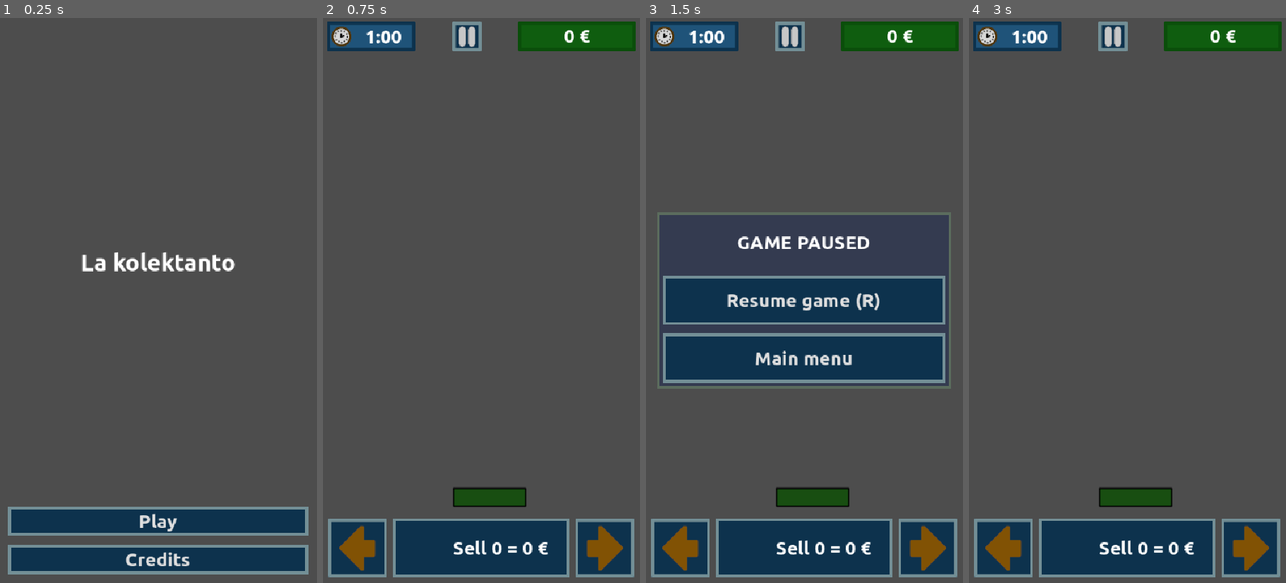
Above: before the commit, frames 1-4 (left to right).
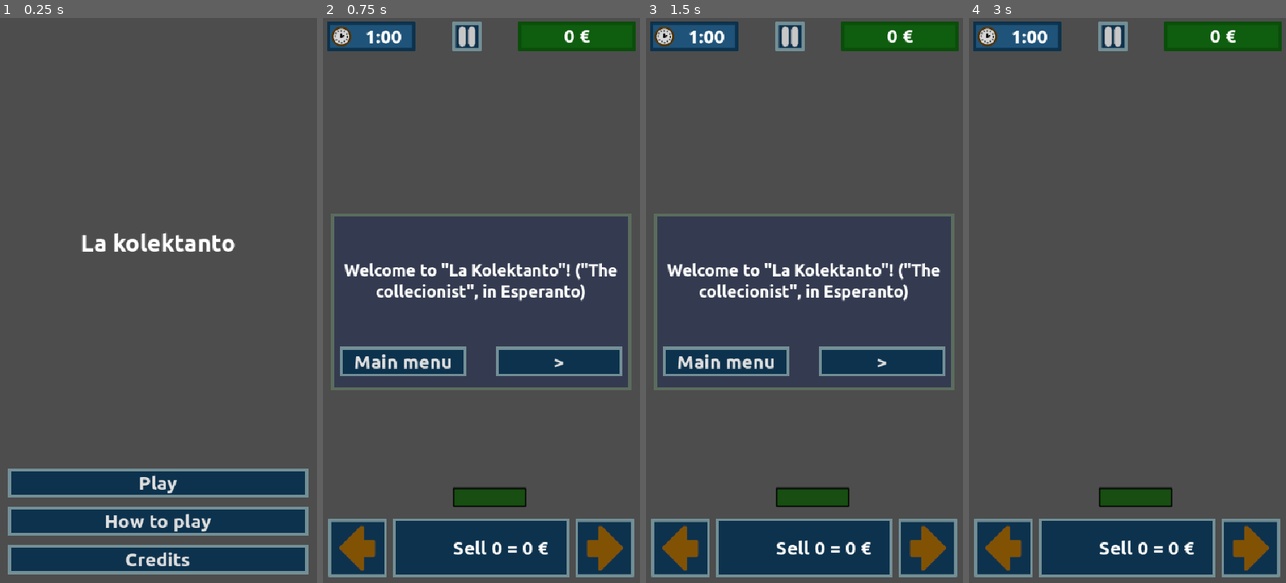
Above: after the commit, the same moments.

Repository: moisesjbc/la-kolektanto
Game: Godot game, scene res://menus/main_menu/main_menu.tscn
Same seed, same stepped clock (60 frames per second), same inputs: the game is played once before the commit and once after it.
Inputs (mouse positions are in pixels of both pictures, inside the frame that each line leads up to):
- Up to frame 1 (0.25 s): no input
- Up to frame 2 (0.75 s): click (481, 520) at 0.5 s, where only the run after the commit has a clickable "How to play"
- Up to frame 3 (1.5 s): click (788, 34) at 1.25 s
- Up to frame 4 (3 s): click "Main menu" at 2 s; click "Play" at 2.75 s

The runs differ from the first frame. In frame 1, 7.0% of the frame differs, in the area x 2-98%, y 37-91%; in frame 2, 29%, in the area x 2-98%, y 34-66%; in frame 3, 16%; in frame 4, nothing differs.

Commit message:
Add tutorial

Diff:
--- a/godot-project/gameplay/gui/gui.gd
+++ b/godot-project/gameplay/gui/gui.gd
@@ -3,9 +3,12 @@
 signal sell_button_pressed
 
 func _ready():
+	reset()
+
+func reset():
 	update_sell_label(0, "???", 0)
 	update_score_label(0)
-	update_time_label(get_parent().seconds_left)
+	update_time_label(60)
 
 func update_sell_label(quantity: int, type: String, money: int) -> void:
 	$control/bottom_container/hbox_container/sell_button/label.text = "Sell " + str(quantity) + " = " + str(money) + " €"
@@ -41,8 +44,10 @@
 	emit_signal("sell_button_pressed")
 
 func _on_pause_button_pressed() -> void:
-	if not get_tree().paused:
-		if not $game_over.visible:
-			$pause_menu.pause()
-	else:
-		$pause_menu.unpause()
+	# Don't pause on tutorial
+	if get_node("/root/main"):
+		if not get_tree().paused:
+			if not $game_over.visible:
+				$pause_menu.pause()
+		else:
+			$pause_menu.unpause()
--- a/godot-project/gameplay/gui/pause_menu/pause_menu.gd
+++ b/godot-project/gameplay/gui/pause_menu/pause_menu.gd
@@ -20,7 +20,8 @@
 	resume_game()
 
 func _input(event: InputEvent) -> void:
-	if event is InputEventKey:
+	# Don't pause on tutorial
+	if get_node("/root/main") and event is InputEventKey:
 		if get_tree().paused and event.keycode == KEY_R:
 			resume_game()
 		elif not get_tree().paused and event.keycode == KEY_ESCAPE:
--- /dev/null
+++ b/godot-project/gameplay/tutorial/steps/0.gd
@@ -0,0 +1,3 @@
+extends Node2D
+
+var text = 'Welcome to "La Kolektanto"! ("The collecionist", in Esperanto)'
--- /dev/null
+++ b/godot-project/gameplay/tutorial/steps/1.gd
@@ -0,0 +1,3 @@
+extends Node2D
+
+var text = 'This platform below is you!\nMove with the buttons at the bottom corners\n(or by pressing A/D on PC)'
--- /dev/null
+++ b/godot-project/gameplay/tutorial/steps/2.gd
@@ -0,0 +1,3 @@
+extends Node2D
+
+var text = "Collect the items falling from the top"
--- /dev/null
+++ b/godot-project/gameplay/tutorial/steps/3.gd
@@ -0,0 +1,7 @@
+extends Node2D
+
+
+var text: String = 'Collect many items of the same type to get bonus points\n(First item is worth 1€, second item is worth 2€, etc)'
+
+func setup() -> void:
+	get_node("/root/tutorial/gui").update_sell_label(3, 'coin', 6)
--- /dev/null
+++ b/godot-project/gameplay/tutorial/steps/4.gd
@@ -0,0 +1,7 @@
+extends Node2D
+
+var text: String = 'Press "Sell" button below (or "SPACE" on PC) for selling your current items. The money will be added to your score (top right corner).'
+
+func setup() -> void:
+	get_node("/root/tutorial/gui").update_sell_label(0, '???', 0)
+	get_node("/root/tutorial/gui").update_score_label(6)
--- /dev/null
+++ b/godot-project/gameplay/tutorial/steps/5.gd
@@ -0,0 +1,3 @@
+extends Node2D
+
+var text: String = 'Selling your collection or picking an item of a different type will reset your current collection to 0!'
--- /dev/null
+++ b/godot-project/gameplay/tutorial/steps/6.gd
@@ -0,0 +1,3 @@
+extends Node2D
+
+var text: String = 'Items with a number above will add that extra amount to the item\'s regular price!'
--- /dev/null
+++ b/godot-project/gameplay/tutorial/steps/7.gd
@@ -0,0 +1,3 @@
+extends Node2D
+
+var text: String = 'Game can be paused by pressing the button at the top or by pressing ESC on PC'
--- /dev/null
+++ b/godot-project/gameplay/tutorial/steps/8.gd
@@ -0,0 +1,3 @@
+extends Node2D
+
+var text: String = 'Get as much money as possible before time runs out. Remember to sell your collection in time or your will lose the money!'
--- /dev/null
+++ b/godot-project/gameplay/tutorial/tutorial.gd
@@ -0,0 +1,44 @@
+extends Node
+
+var current_step_index: int = 0
+var current_step: Node = null
+
+func _ready() -> void:
+	set_step(0)
+
+func set_step(new_step_index: int) -> void:
+	if current_step:
+		current_step.visible = false
+
+	current_step_index = new_step_index
+	current_step = $steps.get_child(current_step_index)
+	current_step.visible = true
+	$gui.reset()
+	if current_step.has_method("setup"):
+		current_step.setup()
+	$tutorial_gui/margin_container/panel/margin_container/vbox_container/instructions_label.text = current_step.text
+
+	if current_step.get_node("panel_pos"):
+		$tutorial_gui/margin_container.global_position.y = current_step.get_node("panel_pos").global_position.y
+
+	if current_step_index == 0:
+		$tutorial_gui/margin_container/panel/margin_container/vbox_container/bottom_bar/previous_button.text = "Main menu"
+	else:
+		$tutorial_gui/margin_container/panel/margin_container/vbox_container/bottom_bar/previous_button.text = "<"
+
+	if current_step_index == ($steps.get_child_count() - 1):
+		$tutorial_gui/margin_container/panel/margin_container/vbox_container/bottom_bar/next_button.text = "Main menu"
+	else:
+		$tutorial_gui/margin_container/panel/margin_container/vbox_container/bottom_bar/next_button.text = ">"
+
+func _on_previous_button_pressed() -> void:
+	if current_step_index == 0:
+		get_tree().change_scene_to_file("res://menus/main_menu/main_menu.tscn")
+	else:
+		set_step(current_step_index - 1)
+
+func _on_next_button_pressed() -> void:
+	if current_step_index == ($steps.get_child_count() - 1):
+		get_tree().change_scene_to_file("res://menus/main_menu/main_menu.tscn")
+	else:
+		set_step(current_step_index + 1)
--- /dev/null
+++ b/godot-project/gameplay/tutorial/tutorial.tscn
@@ -0,0 +1,186 @@
+[gd_scene load_steps=18 format=3 uid="uid://dvmi6cn2ctrvv"]
+
+[ext_resource type="Script" uid="uid://d23a6cbgsh5ia" path="res://gameplay/tutorial/tutorial.gd" id="1_0uigr"]
+[ext_resource type="PackedScene" uid="uid://ba4kaciikq8ru" path="res://gameplay/player/player.tscn" id="2_xyu77"]
+[ext_resource type="PackedScene" uid="uid://ch3xd2o070thq" path="res://gameplay/gui/gui.tscn" id="4_cbfrt"]
+[ext_resource type="Script" uid="uid://dojj4fycuqyu6" path="res://gameplay/tutorial/steps/0.gd" id="4_wc0rw"]
+[ext_resource type="PackedScene" uid="uid://bd40777jxmmm6" path="res://gui/panel/panel.tscn" id="5_jsq14"]
+[ext_resource type="Script" uid="uid://dtfadd5od7q3h" path="res://gameplay/tutorial/steps/1.gd" id="5_nuaal"]
+[ext_resource type="Script" uid="uid://dwuruw2sp80up" path="res://gameplay/tutorial/steps/2.gd" id="6_gg4k3"]
+[ext_resource type="Texture2D" uid="uid://duyywc2vojk0a" path="res://gameplay/collectible/coin.png" id="6_js8d8"]
+[ext_resource type="FontFile" uid="uid://cjqm33jfi3sjh" path="res://fonts/Ubuntu-B.ttf" id="6_tk2y3"]
+[ext_resource type="PackedScene" uid="uid://empygty13skr" path="res://gui/button/button.tscn" id="6_wc0rw"]
+[ext_resource type="Texture2D" uid="uid://b85u1qccdjhl5" path="res://gameplay/collectible/stamp.png" id="7_djjwu"]
+[ext_resource type="Script" uid="uid://yf5rjb2ylmmw" path="res://gameplay/tutorial/steps/3.gd" id="9_ujyh7"]
+[ext_resource type="Script" uid="uid://ipo0cmsxo2qg" path="res://gameplay/tutorial/steps/4.gd" id="10_6v7t0"]
+[ext_resource type="Script" uid="uid://blp8s5ffsi8at" path="res://gameplay/tutorial/steps/5.gd" id="11_lsimx"]
+[ext_resource type="Script" uid="uid://c2fiylsx4qifm" path="res://gameplay/tutorial/steps/6.gd" id="12_b7r55"]
+[ext_resource type="Script" uid="uid://wssfhf0775a4" path="res://gameplay/tutorial/steps/7.gd" id="14_7mx3h"]
+[ext_resource type="Script" uid="uid://dpetmvla2kdlh" path="res://gameplay/tutorial/steps/8.gd" id="15_p60ou"]
+
+[node name="tutorial" type="Node"]
+script = ExtResource("1_0uigr")
+
+[node name="player" parent="." instance=ExtResource("2_xyu77")]
+process_mode = 4
+position = Vector2(286, 815)
+
+[node name="gui" parent="." instance=ExtResource("4_cbfrt")]
+process_mode = 4
+
+[node name="steps" type="Node2D" parent="."]
+
+[node name="0" type="Node2D" parent="steps"]
+visible = false
+script = ExtResource("4_wc0rw")
+
+[node name="panel_pos" type="Marker2D" parent="steps/0"]
+position = Vector2(0, 332)
+
+[node name="1" type="Node2D" parent="steps"]
+visible = false
+script = ExtResource("5_nuaal")
+
+[node name="panel_pos" type="Marker2D" parent="steps/1"]
+position = Vector2(0, 476)
+
+[node name="2" type="Node2D" parent="steps"]
+visible = false
+script = ExtResource("6_gg4k3")
+
+[node name="panel_pos" type="Marker2D" parent="steps/2"]
+position = Vector2(0, 76)
+
+[node name="coin_sprite" type="Sprite2D" parent="steps/2"]
+position = Vector2(144, 448)
+texture = ExtResource("6_js8d8")
+
+[node name="stamp_sprite" type="Sprite2D" parent="steps/2"]
+position = Vector2(432, 608)
+texture = ExtResource("7_djjwu")
+
+[node name="3" type="Node2D" parent="steps"]
+visible = false
+script = ExtResource("9_ujyh7")
+
+[node name="panel_pos" type="Marker2D" parent="steps/3"]
+position = Vector2(0, 540)
+
+[node name="4" type="Node2D" parent="steps"]
+visible = false
+script = ExtResource("10_6v7t0")
+
+[node name="panel_pos" type="Marker2D" parent="steps/4"]
+position = Vector2(0, 540)
+
+[node name="5" type="Node2D" parent="steps"]
+visible = false
+script = ExtResource("11_lsimx")
+
+[node name="panel_pos" type="Marker2D" parent="steps/5"]
+position = Vector2(0, 540)
+
+[node name="6" type="Node2D" parent="steps"]
+visible = false
+script = ExtResource("12_b7r55")
+
+[node name="panel_pos" type="Marker2D" parent="steps/6"]
+position = Vector2(0, 156)
+
+[node name="stamp_sprite" type="Sprite2D" parent="steps/6"]
+position = Vector2(432, 608)
+texture = ExtResource("7_djjwu")
+
+[node name="extra_label" type="Label" parent="steps/6/stamp_sprite"]
+offset_left = -45.0
+offset_top = -99.0
+offset_right = 46.0
+offset_bottom = -62.0
+theme_override_colors/font_color = Color(0, 1, 0, 1)
+theme_override_fonts/font = ExtResource("6_tk2y3")
+theme_override_font_sizes/font_size = 32
+text = "+50"
+horizontal_alignment = 1
+
+[node name="7" type="Node2D" parent="steps"]
+script = ExtResource("14_7mx3h")
+
+[node name="panel_pos" type="Marker2D" parent="steps/7"]
+position = Vector2(0, 76)
+
+[node name="8" type="Node2D" parent="steps"]
+script = ExtResource("15_p60ou")
+
+[node name="panel_pos" type="Marker2D" parent="steps/8"]
+position = Vector2(0, 76)
+
+[node name="tutorial_gui" type="Control" parent="."]
+layout_mode = 3
+anchors_preset = 15
+anchor_right = 1.0
+anchor_bottom = 1.0
+grow_horizontal = 2
+grow_vertical = 2
+
+[node name="margin_container" type="MarginContainer" parent="tutorial_gui"]
+layout_mode = 1
+anchors_preset = 14
+anchor_top = 0.5
+anchor_right = 1.0
+anchor_bottom = 0.5
+grow_horizontal = 2
+grow_vertical = 2
+theme_override_constants/margin_left = 15
+theme_override_constants/margin_right = 15
+
+[node name="panel" parent="tutorial_gui/margin_container" instance=ExtResource("5_jsq14")]
+custom_minimum_size = Vector2(0, 300)
+layout_mode = 2
+
+[node name="margin_container" type="MarginContainer" parent="tutorial_gui/margin_container/panel"]
+layout_mode = 1
+anchors_preset = 15
+anchor_right = 1.0
+anchor_bottom = 1.0
+offset_top = -8.0
+offset_bottom = -8.0
+grow_horizontal = 2
+grow_vertical = 2
+theme_override_constants/margin_left = 15
+theme_override_constants/margin_top = 15
+theme_override_constants/margin_right = 15
+theme_override_constants/margin_bottom = 15
+
+[node name="vbox_container" type="VBoxContainer" parent="tutorial_gui/margin_container/panel/margin_container"]
+layout_mode = 2
+
+[node name="instructions_label" type="Label" parent="tutorial_gui/margin_container/panel/margin_container/vbox_container"]
+layout_mode = 2
+size_flags_vertical = 3
+theme_override_fonts/font = ExtResource("6_tk2y3")
+theme_override_font_sizes/font_size = 28
+horizontal_alignment = 1
+vertical_alignment = 1
+autowrap_mode = 2
+
+[node name="bottom_bar" type="HBoxContainer" parent="tutorial_gui/margin_container/panel/margin_container/vbox_container"]
+layout_mode = 2
+theme_override_constants/separation = 50
+
+[node name="previous_button" parent="tutorial_gui/margin_container/panel/margin_container/vbox_container/bottom_bar" instance=ExtResource("6_wc0rw")]
+custom_minimum_size = Vector2(0, 50)
+layout_mode = 2
+size_flags_horizontal = 3
+text = "<"
+
+[node name="next_button" parent="tutorial_gui/margin_container/panel/margin_container/vbox_container/bottom_bar" instance=ExtResource("6_wc0rw")]
+custom_minimum_size = Vector2(0, 50)
+layout_mode = 2
+size_flags_horizontal = 3
+text = ">"
+
+[connection signal="collectibles_updated" from="player" to="gui" method="_on_player_collectibles_updated"]
+[connection signal="money_updated" from="player" to="gui" method="_on_player_money_updated"]
+[connection signal="sell_button_pressed" from="gui" to="player" method="_on_gui_sell_button_pressed"]
+[connection signal="pressed" from="tutorial_gui/margin_container/panel/margin_container/vbox_container/bottom_bar/previous_button" to="." method="_on_previous_button_pressed"]
+[connection signal="pressed" from="tutorial_gui/margin_container/panel/margin_container/vbox_container/bottom_bar/next_button" to="." method="_on_next_button_pressed"]
--- a/godot-project/menus/main_menu/main_menu.gd
+++ b/godot-project/menus/main_menu/main_menu.gd
@@ -6,3 +6,6 @@
 
 func _on_credits_button_pressed() -> void:
 	get_tree().change_scene_to_file("res://menus/credits_menu/credits_menu.tscn")
+
+func _on_tutorial_button_pressed() -> void:
+	get_tree().change_scene_to_file("res://gameplay/tutorial/tutorial.tscn")
--- a/godot-project/menus/main_menu/main_menu.tscn
+++ b/godot-project/menus/main_menu/main_menu.tscn
@@ -42,9 +42,14 @@
 layout_mode = 2
 text = "Play"
 
+[node name="tutorial_button" parent="margin_container/vbox_container" instance=ExtResource("2_1nwmw")]
+layout_mode = 2
+text = "How to play"
+
 [node name="credits_button" parent="margin_container/vbox_container" instance=ExtResource("2_1nwmw")]
 layout_mode = 2
 text = "Credits"
 
 [connection signal="pressed" from="margin_container/vbox_container/play_button" to="." method="_on_play_button_pressed"]
+[connection signal="pressed" from="margin_container/vbox_container/tutorial_button" to="." method="_on_tutorial_button_pressed"]
 [connection signal="pressed" from="margin_container/vbox_container/credits_button" to="." method="_on_credits_button_pressed"]
Not shown, added: godot-project/gameplay/tutorial/steps/0.gd.uid
Not shown, added: godot-project/gameplay/tutorial/steps/1.gd.uid
Not shown, added: godot-project/gameplay/tutorial/steps/2.gd.uid
Not shown, added: godot-project/gameplay/tutorial/steps/3.gd.uid
Not shown, added: godot-project/gameplay/tutorial/steps/4.gd.uid
Not shown, added: godot-project/gameplay/tutorial/steps/5.gd.uid
Not shown, added: godot-project/gameplay/tutorial/steps/6.gd.uid
Not shown, added: godot-project/gameplay/tutorial/steps/7.gd.uid
Not shown, added: godot-project/gameplay/tutorial/steps/8.gd.uid
Not shown, added: godot-project/gameplay/tutorial/tutorial.gd.uid
